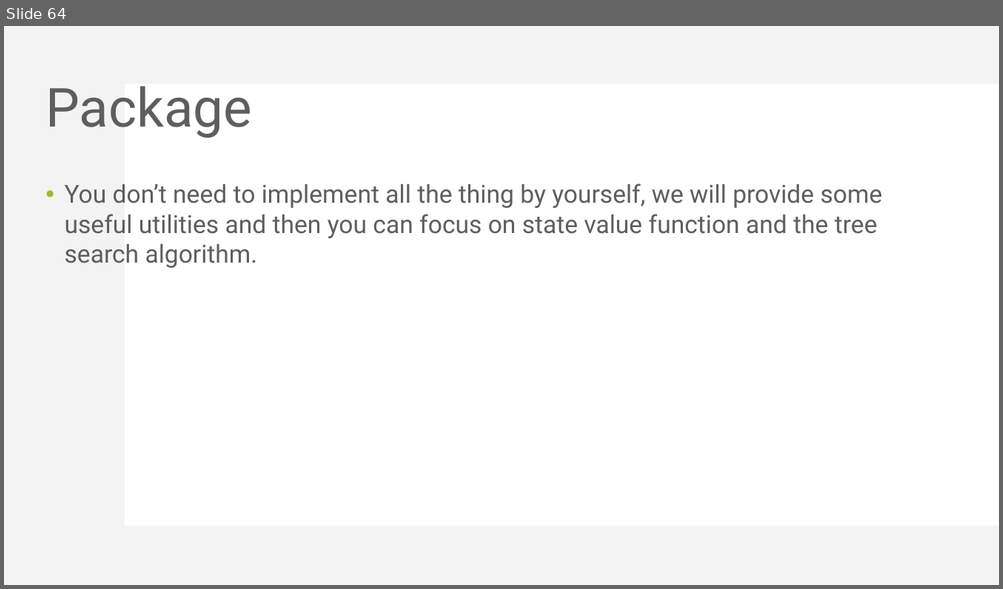
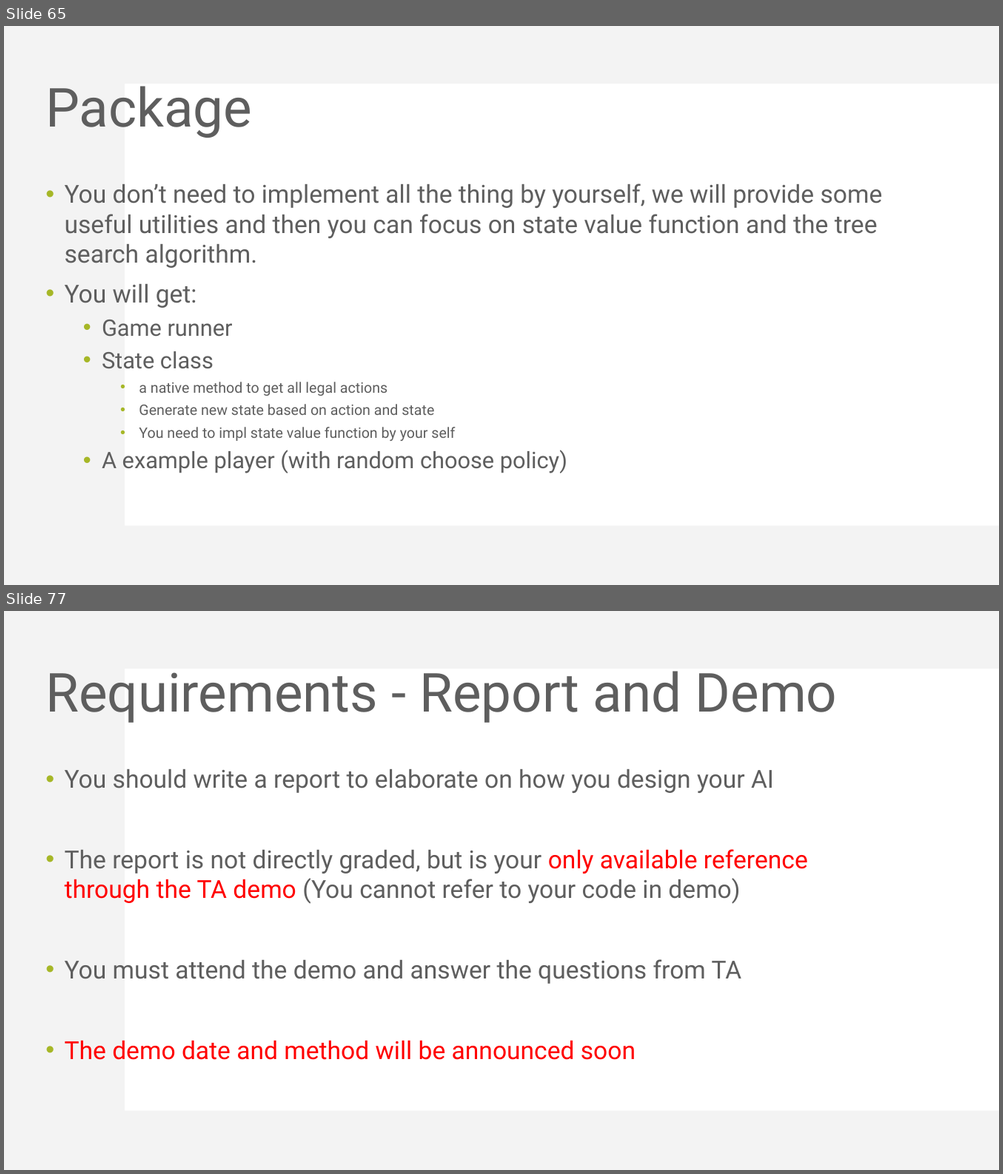
Before and after one commit to KohakuBlueleaf/MiniChess, a slide deck: document/Mini Project 3 introduction.pptx. Shown one above the other, each under a label of ours: slide 64 before the commit, slides 65 and 77 after it; the slides between them are not shown. The pictures are 1003x589 and 1003x1174 pixels, drawn with LibreOffice and Linux fonts; fonts in the diff are those of the drawing. Boxes give left, top, right and bottom in pixels: in the first picture for what was removed or moved away, otherwise in the second. Text is boxed around its words. In the diff, an @@ line names an element or a change of style, - is before the commit and + after.

```diff
--- a/document/Mini Project 3 introduction.pptx
+++ b/document/Mini Project 3 introduction.pptx
@@ slide 77 added at [4, 611, 999, 1170], background #FFFFFF; not listed: 2 template elements that a slide beside it also shows @@
@@ title added at [45, 671, 837, 723], 52 pt, text #5E5E5E @@
+Requirements - Report and Demo
@@ text added at [65, 769, 808, 1060], 24 pt, text #5E5E5E @@
+• You should write a report to elaborate on how you design your AI
+• The report is not directly graded, but is your only available reference through the TA demo (You cannot refer to your code in demo)
+• You must attend the demo and answer the questions from TA
+• The demo date and method will be announced soon
@@ what was slide 64 is now slide 65 @@
@@ slide 65 changed as well @@
@@ text at [65, 284, 567, 474]: paragraphs added @@
+• You will get:
+  • Game runner
+  • State class
+    • a native method to get all legal actions
+    • Generate new state based on action and state
+    • You need to impl state value function by your self
+  • A example player (with random choose policy)
```
Also in this commit, not shown: 17 other slides added, 1 other file.
